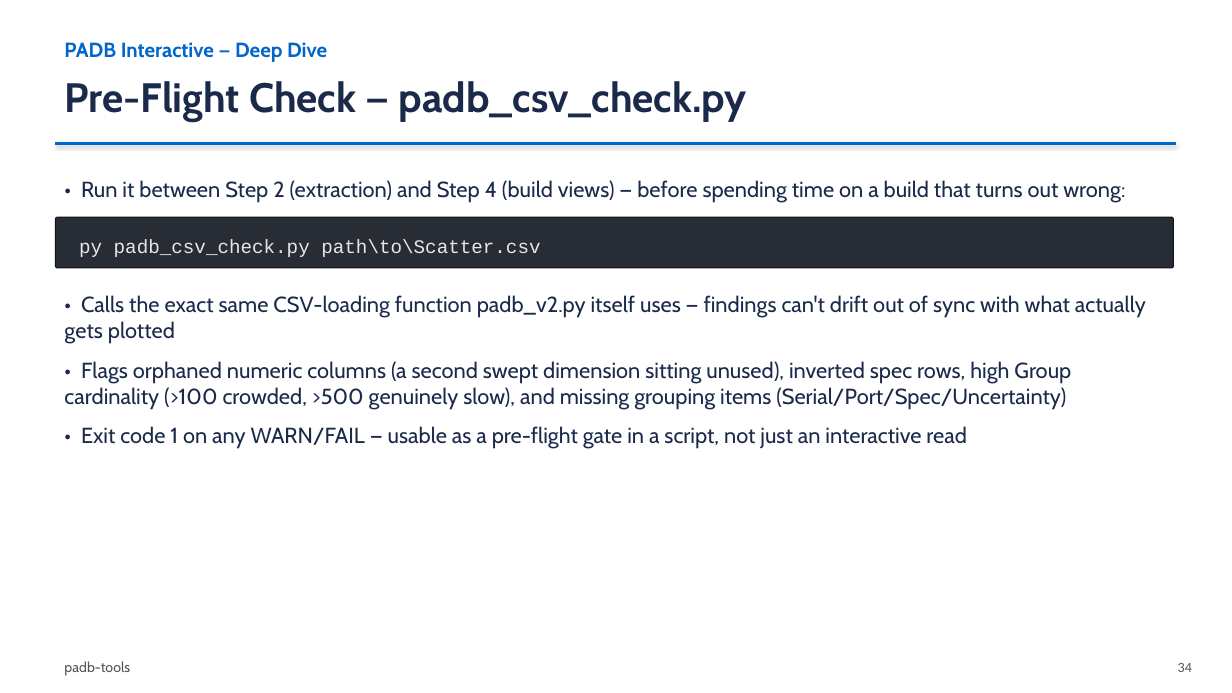
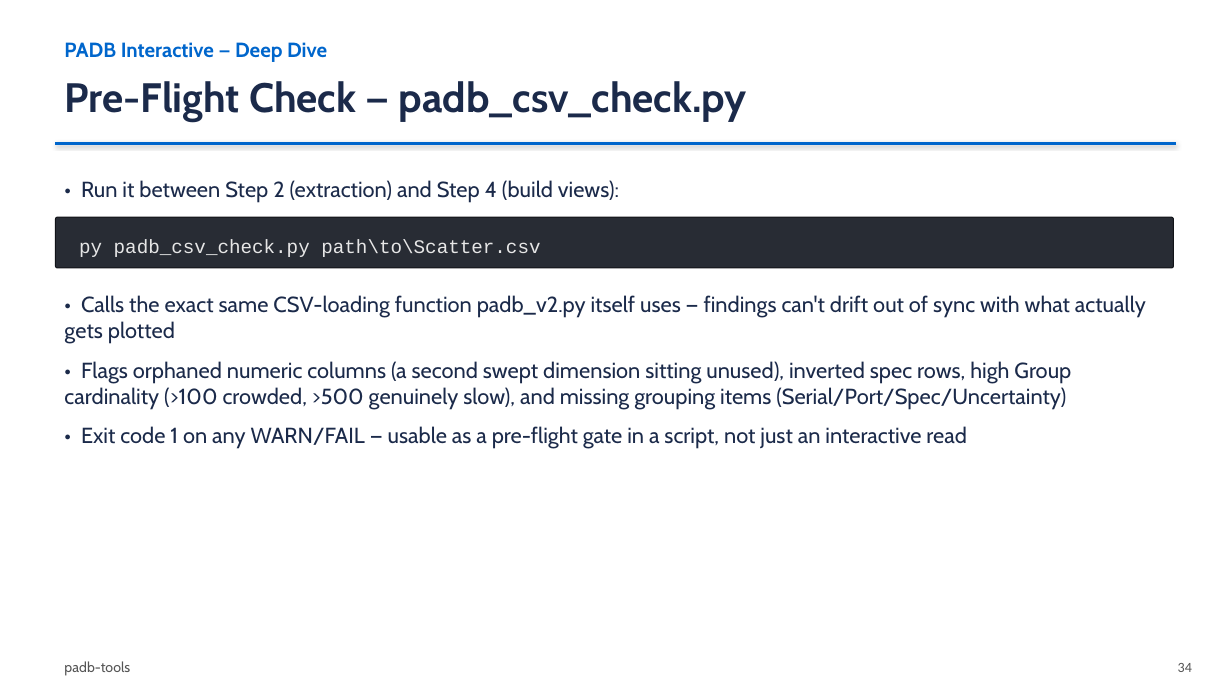
Before and after one commit to damurray/padb-tools, a slide deck: slide 34 of PADB_Simple_and_Interactive.pptx. Drawn at 1232x693 pixels with LibreOffice and Linux fonts; fonts in the diff are those of the drawing. Boxes give left, top, right and bottom in pixels: in the first picture for what was removed or moved away, otherwise in the second. Text is boxed around its words. In the diff, an @@ line names an element or a change of style, - is before the commit and + after.

```diff
--- a/PADB_Simple_and_Interactive.pptx
+++ b/PADB_Simple_and_Interactive.pptx
@@ text at [81,180,619,203]: text changed @@
-• Run it between Step 2 (extraction) and Step 4 (build views) — before spending time on a build that turns out wrong:
+• Run it between Step 2 (extraction) and Step 4 (build views):
```
Also in this commit, not shown: 1 other slide changed.
